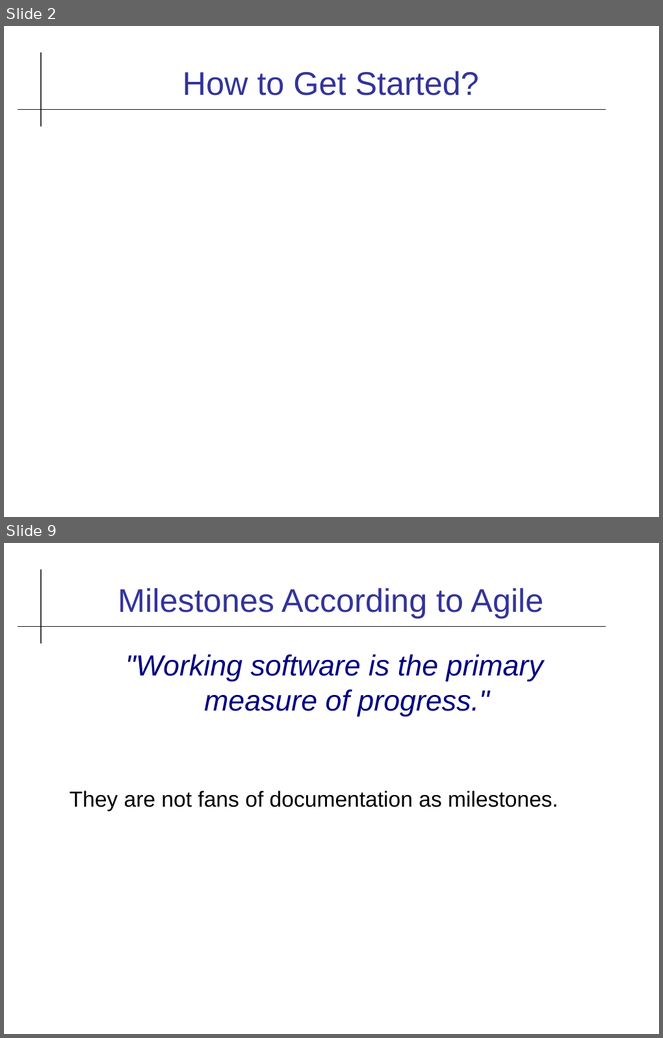
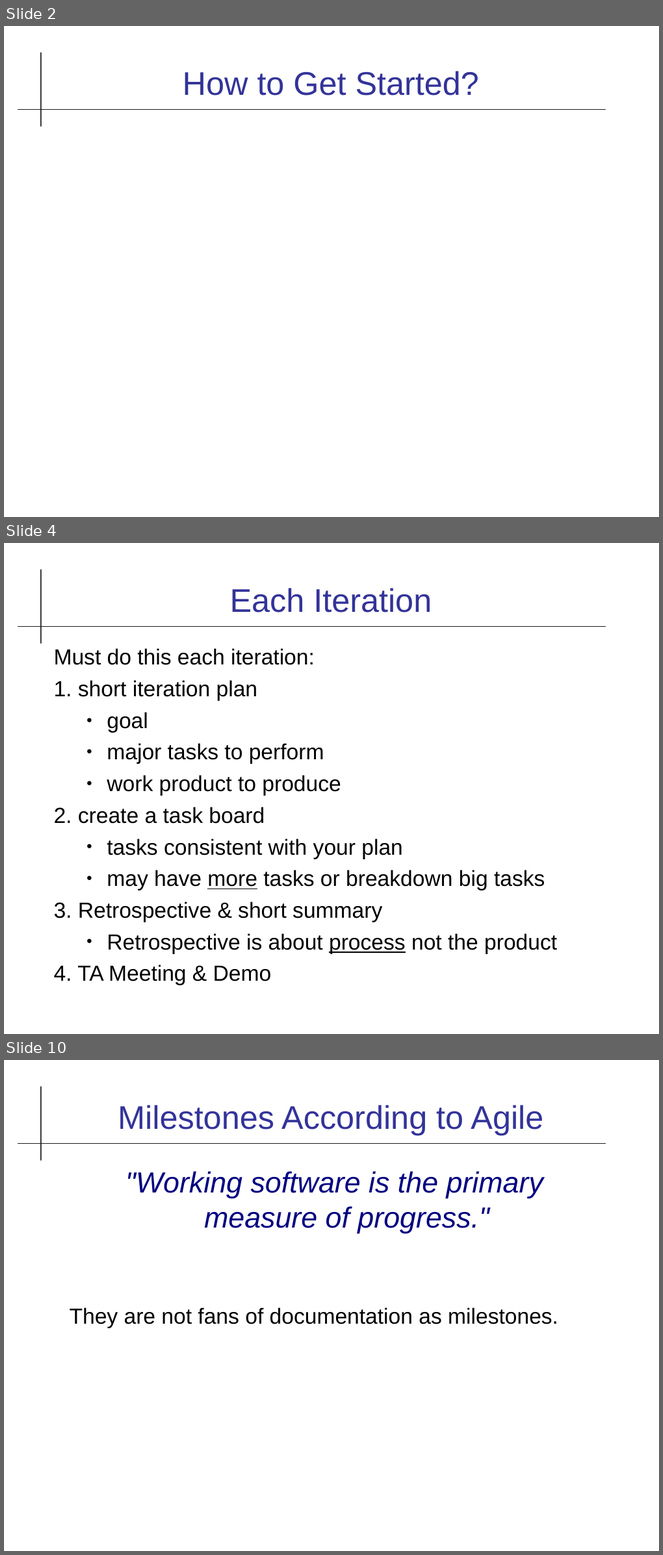
Before and after one commit to cpske/ISP, a slide deck: assignment/project/Iteration1.odp. Shown one above the other, each under a label of ours: slides 2 and 9 before the commit, slides 2, 4 and 10 after it; the slides between them are not shown. The pictures are 663x1038 and 663x1555 pixels, drawn with LibreOffice and Linux fonts; fonts in the diff are those of the drawing. Boxes give left, top, right and bottom in pixels: in the first picture for what was removed or moved away, otherwise in the second. Text is boxed around its words. In the diff, an @@ line names an element or a change of style, - is before the commit and + after.

```diff
--- a/assignment/project/Iteration1.odp
+++ b/assignment/project/Iteration1.odp
@@ slide 4 added at (x1=4, y1=543, x2=659, y2=1034), background #FFFFFF; not listed: 2 template elements that a slide beside it also shows @@
@@ title added at (x1=230, y1=588, x2=432, y2=613), 36 pt, text #333399 @@
+Each Iteration
@@ text added at (x1=54, y1=648, x2=557, y2=986), 24 pt, text #000000 @@
+Must do this each iteration:
+1. short iteration plan
+  ● goal
+  ● major tasks to perform
+  ● work product to produce
+2. create a task board
+  ● tasks consistent with your plan
+  ● may have more tasks or breakdown big tasks
+3. Retrospective & short summary
+  ● Retrospective is about process not the product
+4. TA Meeting & Demo
@@ what was slide 9 is now slide 10 @@
```
Also in this commit, not shown: 10 slides changed, 3 other slides added, 3 slides removed, 6 other files.
